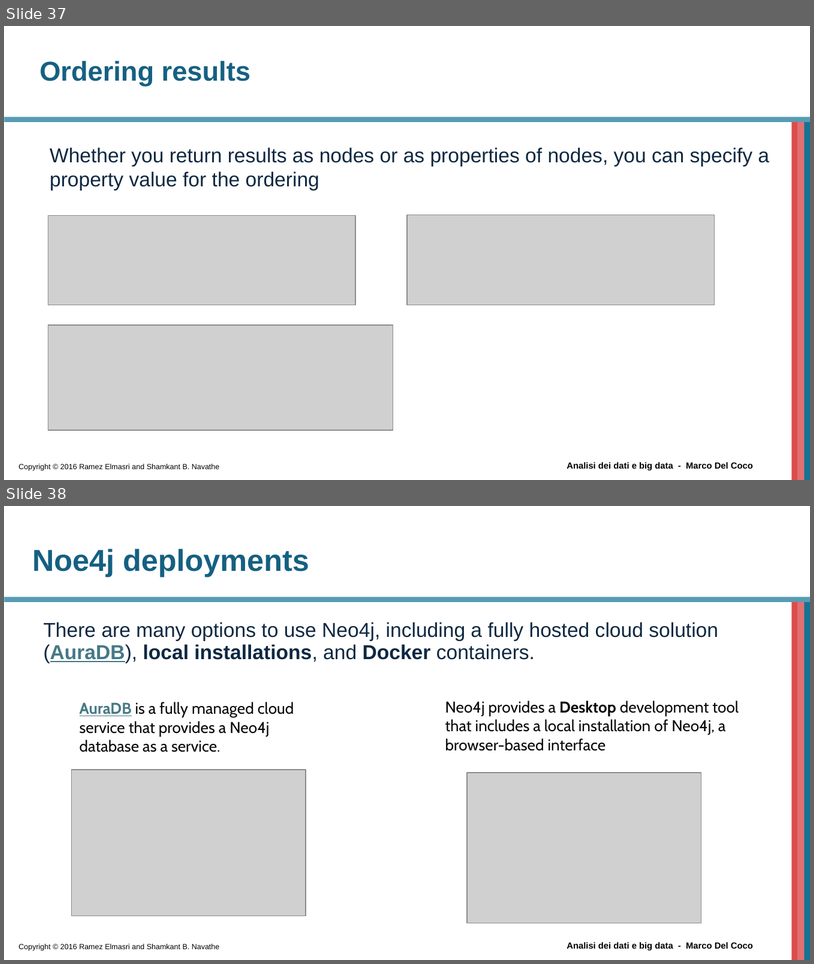
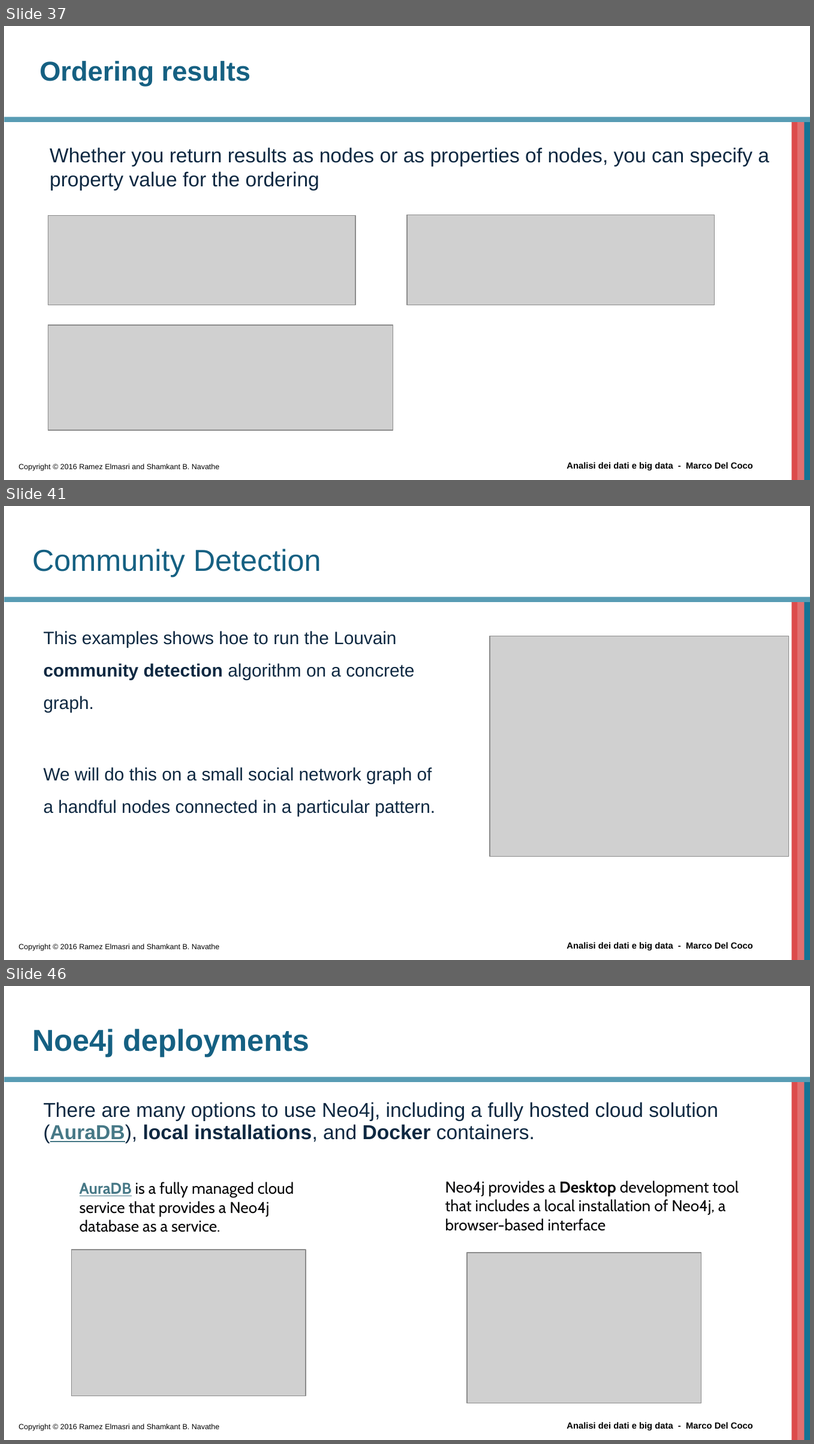
Before and after one commit to beppe2hd/AnalisiDati_BigData, a slide deck: materials/Introduction to Cypher.pptx. Shown one above the other, each under a label of ours: slides 37 and 38 before the commit, slides 37, 41 and 46 after it; the slides between them are not shown. The pictures are 814x964 and 814x1444 pixels, drawn with LibreOffice and Linux fonts; fonts in the diff are those of the drawing; grey boxes stand for pictures; background and template pictures are left out. Boxes give left, top, right and bottom in pixels: in the first picture for what was removed or moved away, otherwise in the second. Text is boxed around its words. In the diff, an @@ line names an element or a change of style, - is before the commit and + after.

```diff
--- a/materials/Introduction to Cypher.pptx
+++ b/materials/Introduction to Cypher.pptx
@@ slide 41 added at (x1=4, y1=506, x2=810, y2=960), background #FFFFFF; not listed: 6 template elements that a slide beside it also shows @@
@@ title added at (x1=32, y1=549, x2=321, y2=577), 27 pt, text #156082 @@
+Community Detection
@@ text added at (x1=44, y1=631, x2=435, y2=816), 16 pt, text #0E2841 @@
+This examples shows hoe to run the Louvain community detection algorithm on a concrete graph.
+We will do this on a small social network graph of a handful nodes connected in a particular pattern.
@@ picture added at (x1=490, y1=636, x2=789, y2=856) @@
@@ what was slide 38 is now slide 46 @@
```
Also in this commit, not shown: 1 slide changed, 7 other slides added, 8 other files.
